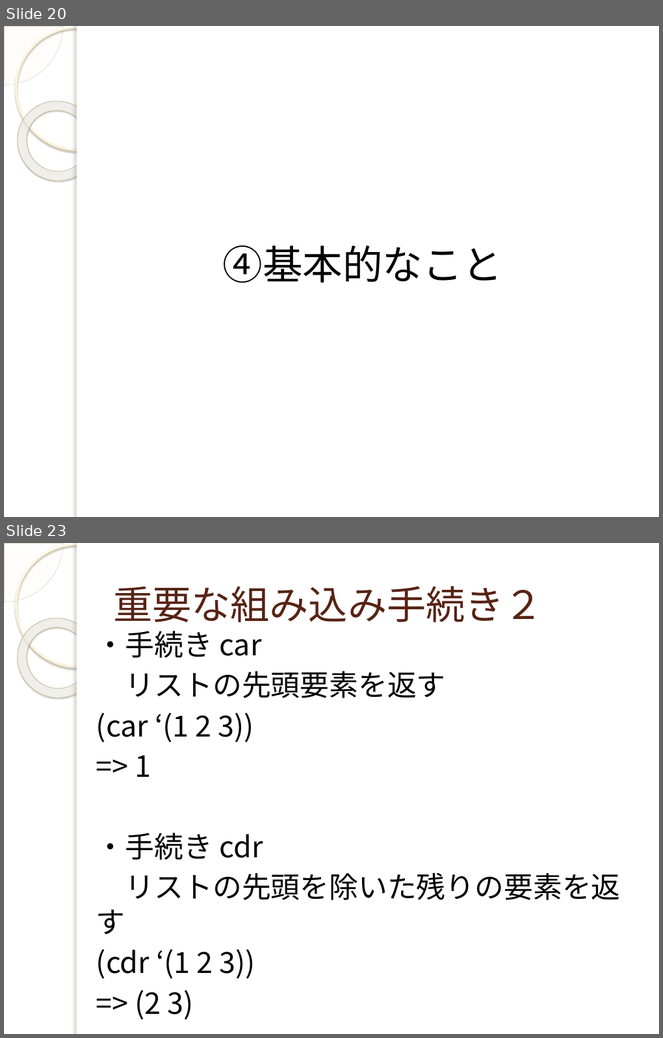
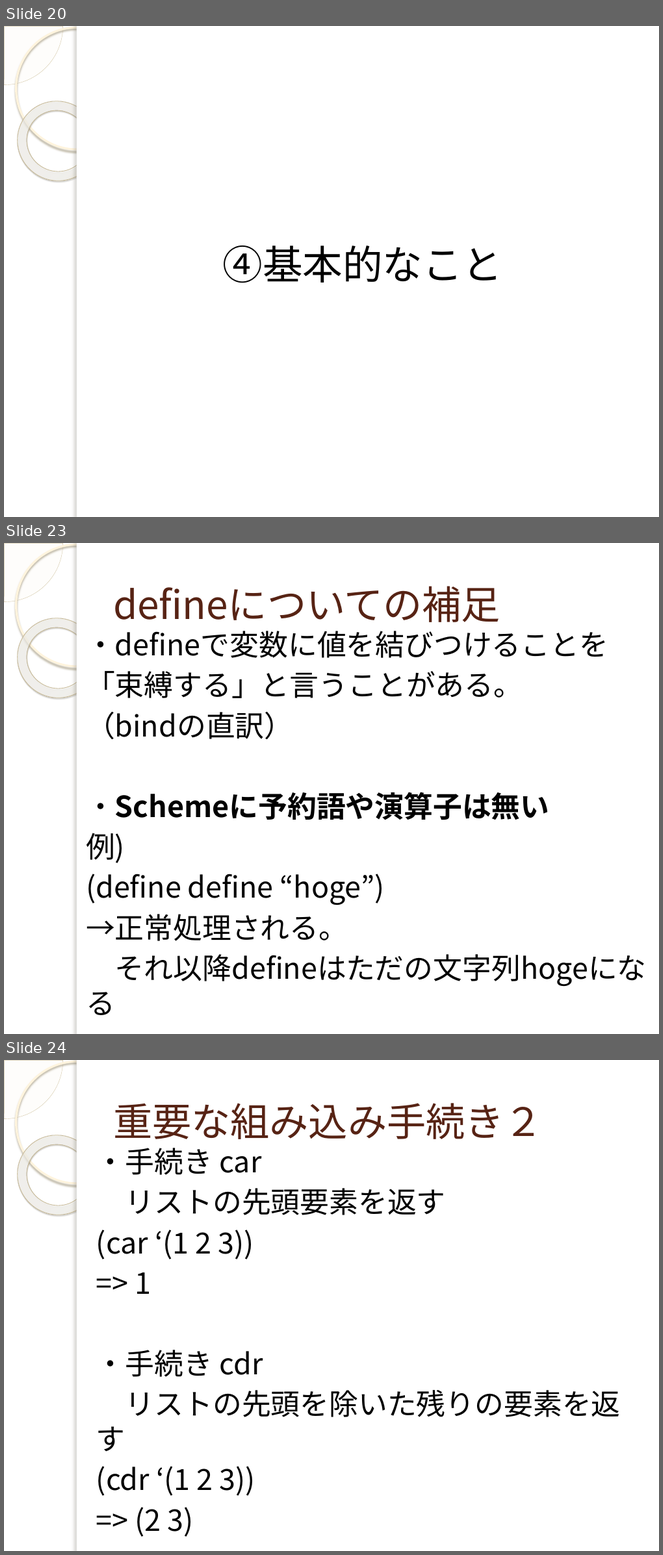
Before and after one commit to yuridonus/FEstudy, a slide deck: scheme.pptx. Shown one above the other, each under a label of ours: slides 20 and 23 before the commit, slides 20, 23 and 24 after it; the slides between them are not shown. The pictures are 663x1038 and 663x1555 pixels, drawn with LibreOffice and Linux fonts; fonts in the diff are those of the drawing; background and template pictures are left out. Boxes give left, top, right and bottom in pixels: in the first picture for what was removed or moved away, otherwise in the second. Text is boxed around its words. In the diff, an @@ line names an element or a change of style, - is before the commit and + after.

```diff
--- a/scheme.pptx
+++ b/scheme.pptx
@@ slide 23 added at [4,543,659,1034], background picture (left out); not listed: 5 template elements that a slide beside it also shows @@
@@ title added at [113,586,501,622], 43 pt, text #572314 @@
+defineについての補足
@@ text added at [86,631,647,986], 32 pt, text #000000 @@
+・defineで変数に値を結びつけることを
+「束縛する」と言うことがある。
+（bindの直訳）
+・Schemeに予約語や演算子は無い
+例)
+(define define “hoge”)
+→正常処理される。
+それ以降defineはただの文字列hogeになる
@@ what was slide 23 is now slide 24 @@
```
Also in this commit, not shown: 3 slides changed, 4 other slides added, 1 slide removed.
